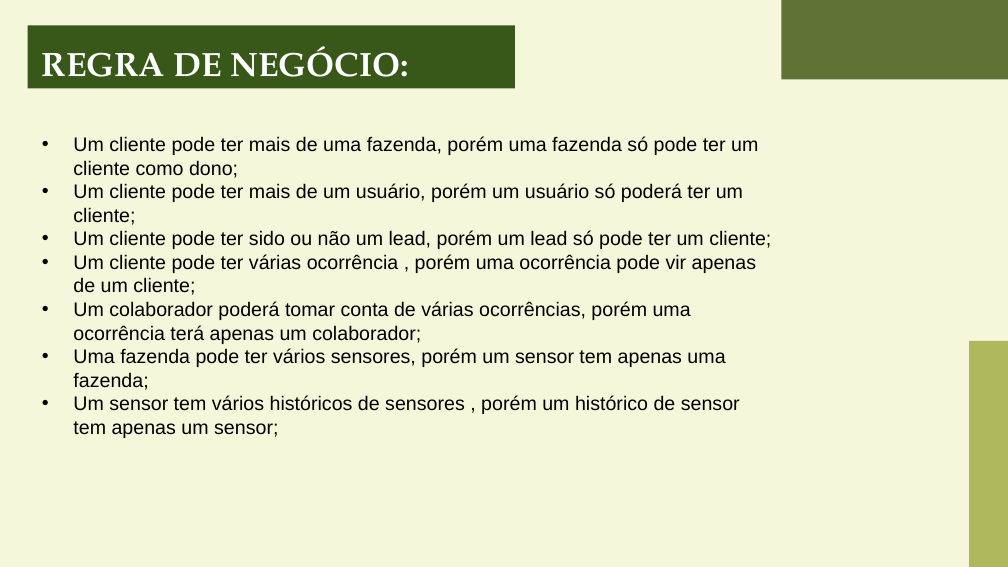
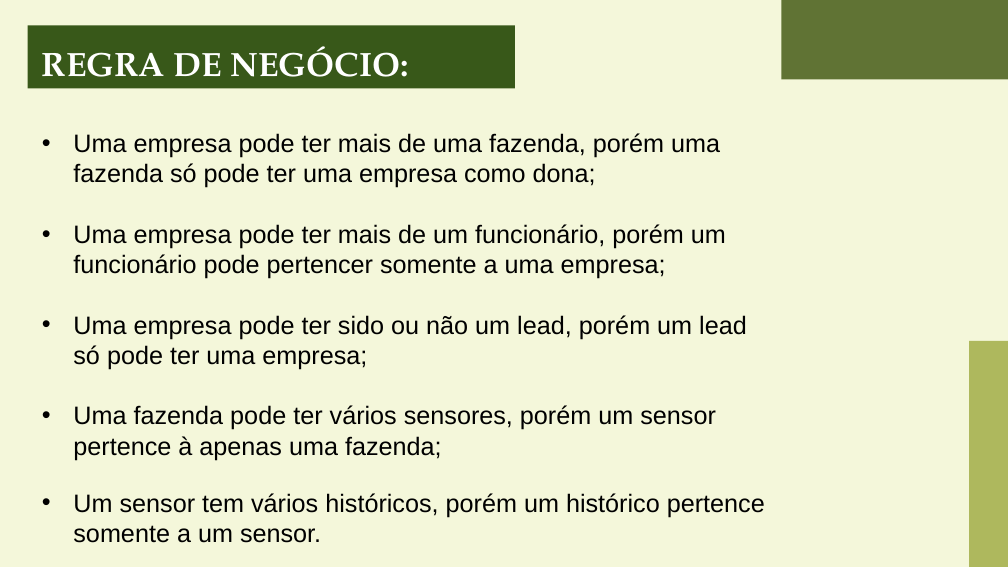
Before and after one commit to KaioZaniboni/wisoy-1, a slide deck: slide 13 of Documentos/Power Point/Sprint 3 - FINAL.pptx. Drawn at 1008x567 pixels with LibreOffice and Linux fonts; fonts in the diff are those of the drawing. Boxes give left, top, right and bottom in pixels: in the first picture for what was removed or moved away, otherwise in the second. Text is boxed around its words. In the diff, an @@ line names an element or a change of style, - is before the commit and + after.

Commit message:
ATT PPT

```diff
--- a/Documentos/Power Point/Sprint 3 - FINAL.pptx
+++ b/Documentos/Power Point/Sprint 3 - FINAL.pptx
@@ text at [73, 133, 765, 543]: text changed; size 14 to 18 pt @@
-• Um cliente pode ter mais de uma fazenda, porém uma fazenda só pode ter um cliente como dono;
-• Um cliente pode ter mais de um usuário, porém um usuário só poderá ter um cliente;
-• Um cliente pode ter sido ou não um lead, porém um lead só pode ter um cliente;
-• Um cliente pode ter várias ocorrência , porém uma ocorrência pode vir apenas de um cliente;
-• Um colaborador poderá tomar conta de várias ocorrências, porém uma ocorrência terá apenas um colaborador;
-• Uma fazenda pode ter vários sensores, porém um sensor tem apenas uma fazenda;
-• Um sensor tem vários históricos de sensores , porém um histórico de sensor tem apenas um sensor;
+• Uma empresa pode ter mais de uma fazenda, porém uma fazenda só pode ter uma empresa como dona;
+• Uma empresa pode ter mais de um funcionário, porém um funcionário pode pertencer somente a uma empresa;
+• Uma empresa pode ter sido ou não um lead, porém um lead só pode ter uma empresa;
+• Uma fazenda pode ter vários sensores, porém um sensor pertence à apenas uma fazenda;
+• Um sensor tem vários históricos, porém um histórico pertence somente a um sensor.
```
Also in this commit, not shown: 2 other slides changed.
